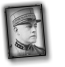
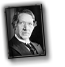
Layered file, before and after one edit (w=65, h=67). Changes by layer:
hid "Слой 7" over (x1=6, y1=6, x2=44, y2=57)
added layer "Слой 12" above "Слой 1" over (x1=6, y1=6, x2=44, y2=57)
